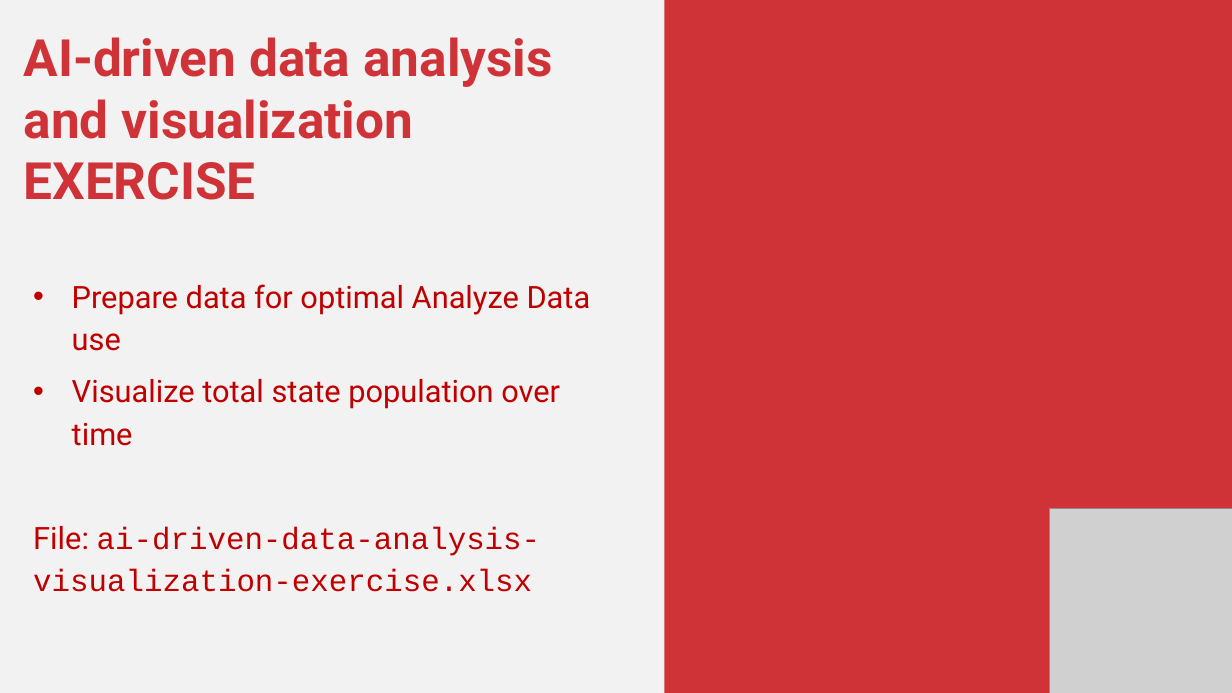
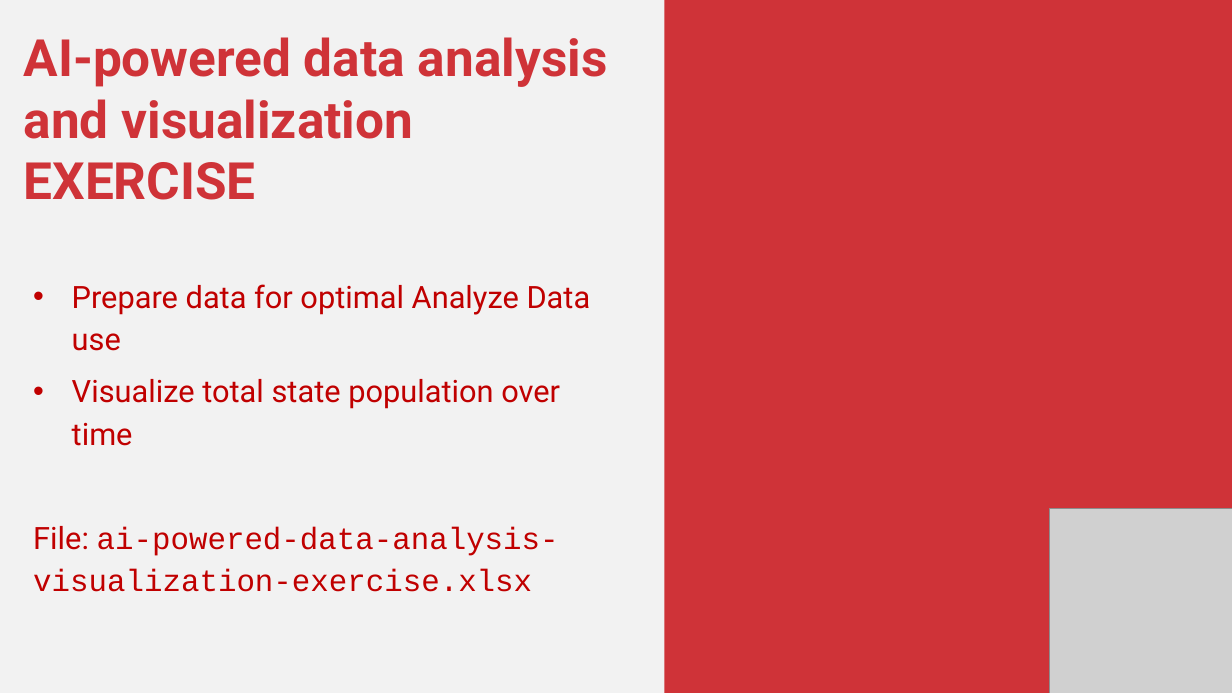
Before and after one commit to stringfestdata/xlgs-2024-analytics-2_0, a slide deck: slide 17 of xlgs-analytics-2_0-slides.pptx. Drawn at 1232x693 pixels with LibreOffice and Linux fonts; fonts in the diff are those of the drawing; grey boxes stand for pictures. Boxes give left, top, right and bottom in pixels: in the first picture for what was removed or moved away, otherwise in the second. Text is boxed around its words. In the diff, an @@ line names an element or a change of style, - is before the commit and + after.

```diff
--- a/xlgs-analytics-2_0-slides.pptx
+++ b/xlgs-analytics-2_0-slides.pptx
@@ text at box(24, 37, 608, 200): text changed @@
-AI-driven data analysis and visualization EXERCISE
+AI-powered data analysis and visualization EXERCISE
@@ text at box(33, 526, 559, 592): text changed @@
-File: ai-driven-data-analysis-visualization-exercise.xlsx
+File: ai-powered-data-analysis-visualization-exercise.xlsx
```
Also in this commit, not shown: 5 other slides changed, 4 slides added, 2 slides removed, 41 other files.
